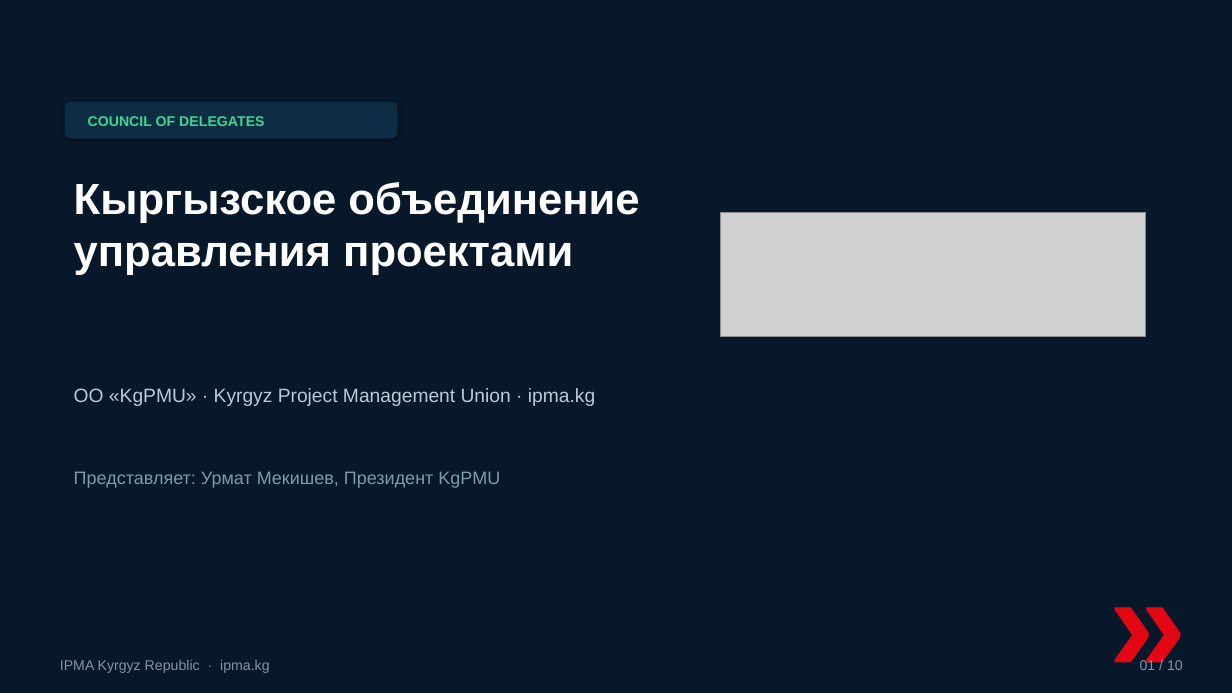
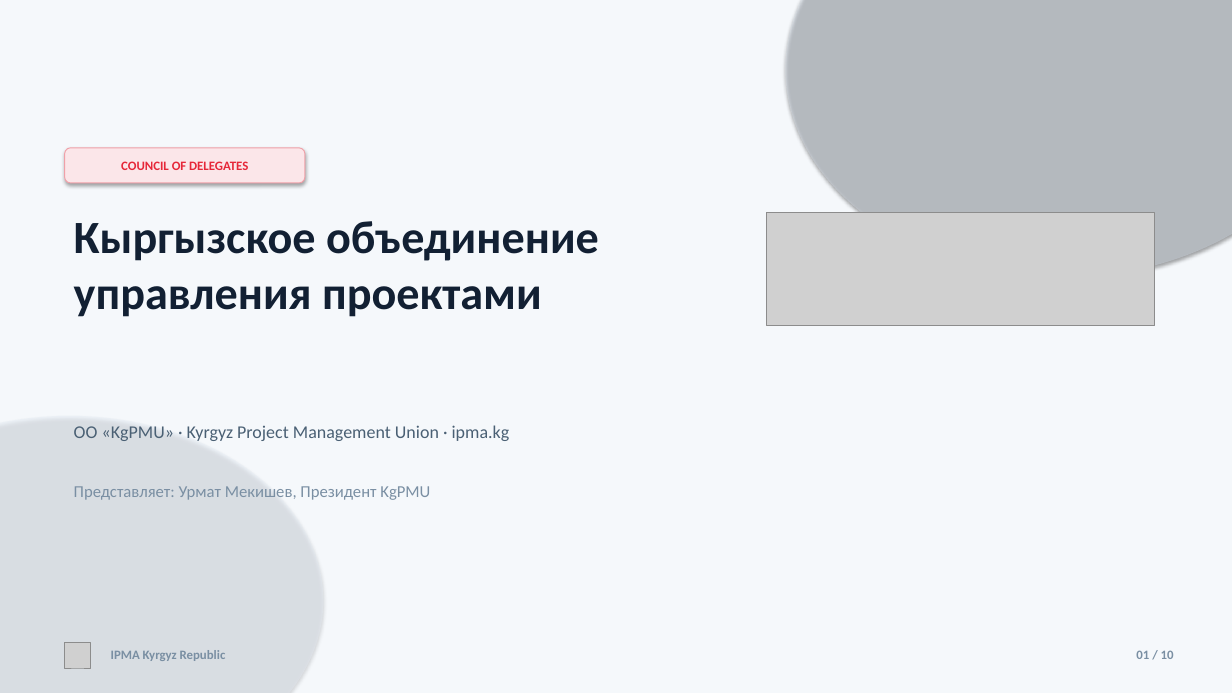
Before and after one commit to umekishev/umekishev, a slide deck: slide 1 of presentations/IPMA_Kyrgyzstan_CoD_Presentation.pptx. Drawn at 1232x693 pixels with LibreOffice and Linux fonts; fonts in the diff are those of the drawing; grey boxes stand for pictures. Boxes give left, top, right and bottom in pixels: in the first picture for what was removed or moved away, otherwise in the second. Text is boxed around its words. In the diff, an @@ line names an element or a change of style, - is before the commit and + after.

```diff
--- a/presentations/IPMA_Kyrgyzstan_CoD_Presentation.pptx
+++ b/presentations/IPMA_Kyrgyzstan_CoD_Presentation.pptx
@@ rectangle at (x1=0, y1=0, x2=1232, y2=693): fill #07182A to #F5F8FB @@
@@ ellipse added at (x1=786, y1=0, x2=1232, y2=277), fill #DCE6F2 at 35% opacity @@
@@ rounded rectangle removed at (x1=65, y1=102, x2=397, y2=139) @@
@@ rounded rectangle "COUNCIL OF DELEGATES" resized from (x1=88, y1=116, x2=264, y2=126) to (x1=65, y1=148, x2=305, y2=183) @@
@@ rounded rectangle "COUNCIL OF DELEGATES" at (x1=65, y1=148, x2=305, y2=183): size 11 to 10 pt, font Arial to Calibri, text colour #3DD68C to #E62739; alignment left to centre; vertical alignment top to middle; fill none to #FBE6E9; outline none to #F0A0A8 0.75 pt; shadow on @@
@@ text "Кыргызское объединение управления проектами" moved from (x1=74, y1=182, x2=639, y2=275) to (x1=74, y1=221, x2=599, y2=317) @@
@@ text "Кыргызское объединение управления проектами" at (x1=74, y1=221, x2=599, y2=317): size 34 to 36 pt, font Arial to Calibri, text colour #FFFFFF to #122033 @@
@@ picture resized from (x1=721, y1=213, x2=1146, y2=336) to (x1=767, y1=213, x2=1155, y2=326) @@
@@ ellipse added at (x1=0, y1=416, x2=323, y2=693), fill #E3EBF4 at 40% opacity @@
@@ text "ОО «KgPMU» · Kyrgyz Project ..." moved from (x1=74, y1=388, x2=595, y2=406) to (x1=74, y1=425, x2=510, y2=441) @@
@@ text "ОО «KgPMU» · Kyrgyz Project ..." at (x1=74, y1=425, x2=510, y2=441): size 15 to 14 pt, font Arial to Calibri, text colour #B7CBD8 to #4A6074 @@
@@ text "Представляет: Урмат Мекишев, Президент KgPMU" moved from (x1=74, y1=471, x2=500, y2=488) to (x1=74, y1=486, x2=430, y2=500) @@
@@ text "Представляет: Урмат Мекишев, Президент KgPMU" at (x1=74, y1=486, x2=430, y2=500): size 14 to 13 pt, font Arial to Calibri, text colour #7F9AAB to #7A8FA3 @@
@@ text removed at (x1=1100, y1=527, x2=1232, y2=656) @@
-»
@@ picture added at (x1=65, y1=642, x2=91, y2=668) @@
@@ text at (x1=111, y1=650, x2=226, y2=661): text changed; size 11 to 10 pt; font Arial to Calibri; text colour #7F96A8 to #7A8FA3; bold on @@
-IPMA Kyrgyz Republic · ipma.kg
+IPMA Kyrgyz Republic
@@ text "01 / 10" moved from (x1=1140, y1=658, x2=1183, y2=670) to (x1=1136, y1=650, x2=1174, y2=659) @@
@@ text "01 / 10" at (x1=1136, y1=650, x2=1174, y2=659): size 11 to 10 pt, font Arial to Calibri, text colour #7F96A8 to #7A8FA3, bold on @@
```
Also in this commit, not shown: 9 other slides changed.
